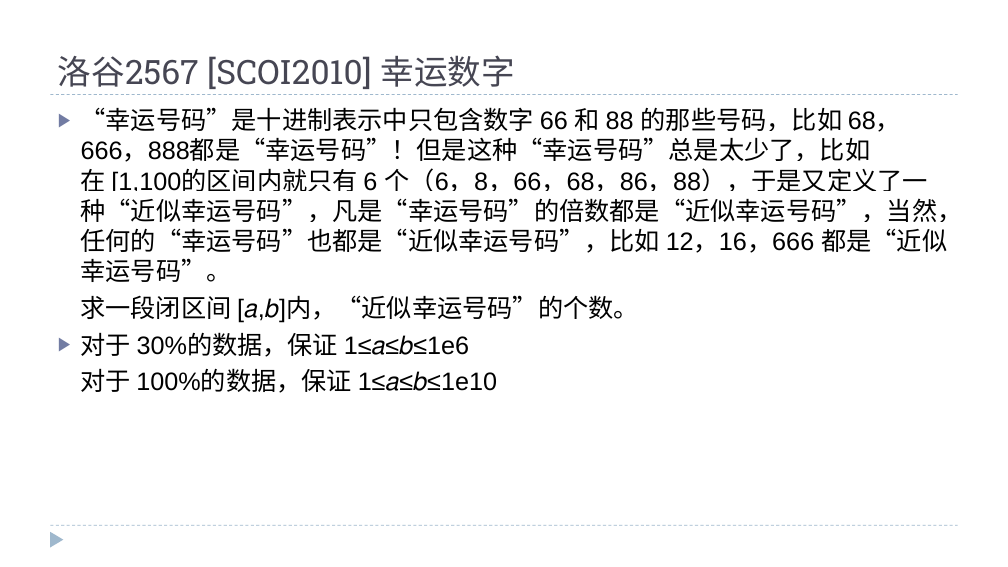
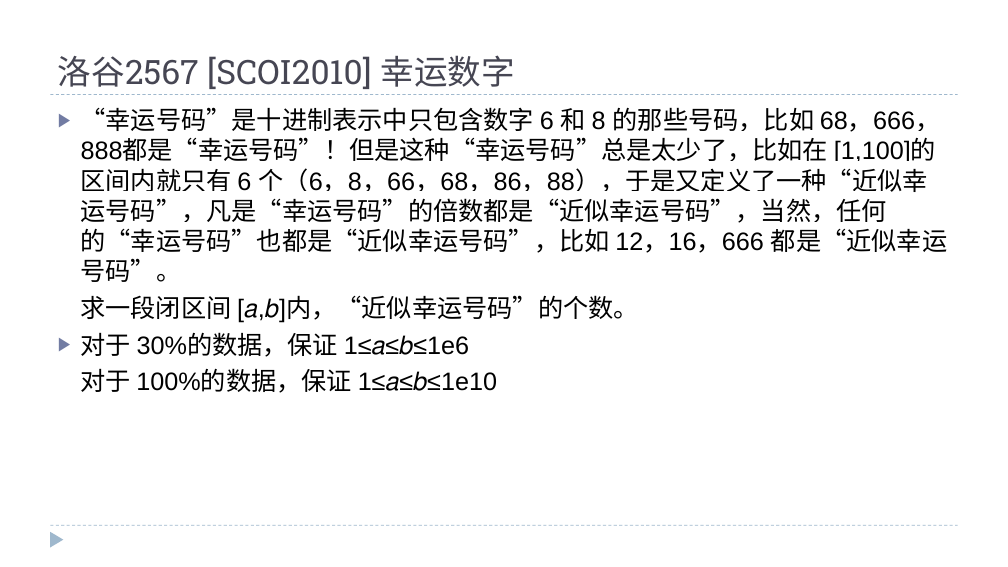
Before and after one commit to fxsc03/-, a slide deck: slide 20 of wd/深度优先搜索及其优化.pptx. Drawn at 1008x567 pixels with LibreOffice and Linux fonts; fonts in the diff are those of the drawing. Boxes give left, top, right and bottom in pixels: in the first picture for what was removed or moved away, otherwise in the second. Text is boxed around its words. In the diff, an @@ line names an element or a change of style, - is before the commit and + after.

Commit message:
线性dp与区间dp END
aa

```diff
--- a/wd/深度优先搜索及其优化.pptx
+++ b/wd/深度优先搜索及其优化.pptx
@@ text at [81,107,947,282]: text changed @@
-▶ “幸运号码”是十进制表示中只包含数字 66 和 88 的那些号码，比如 68，666，888都是“幸运号码”！但是这种“幸运号码”总是太少了，比如在 [1,100的区间内就只有 6 个（6，8，66，68，86，88），于是又定义了一种“近似幸运号码”，凡是“幸运号码”的倍数都是“近似幸运号码”，当然，任何的“幸运号码”也都是“近似幸运号码”，比如 12，16，666 都是“近似幸运号码”。
+▶ “幸运号码”是十进制表示中只包含数字 6 和 8 的那些号码，比如 68，666，888都是“幸运号码”！但是这种“幸运号码”总是太少了，比如在 [1,100]的区间内就只有 6 个（6，8，66，68，86，88），于是又定义了一种“近似幸运号码”，凡是“幸运号码”的倍数都是“近似幸运号码”，当然，任何的“幸运号码”也都是“近似幸运号码”，比如 12，16，666 都是“近似幸运号码”。
```
Also in this commit, not shown: 7 other files.
